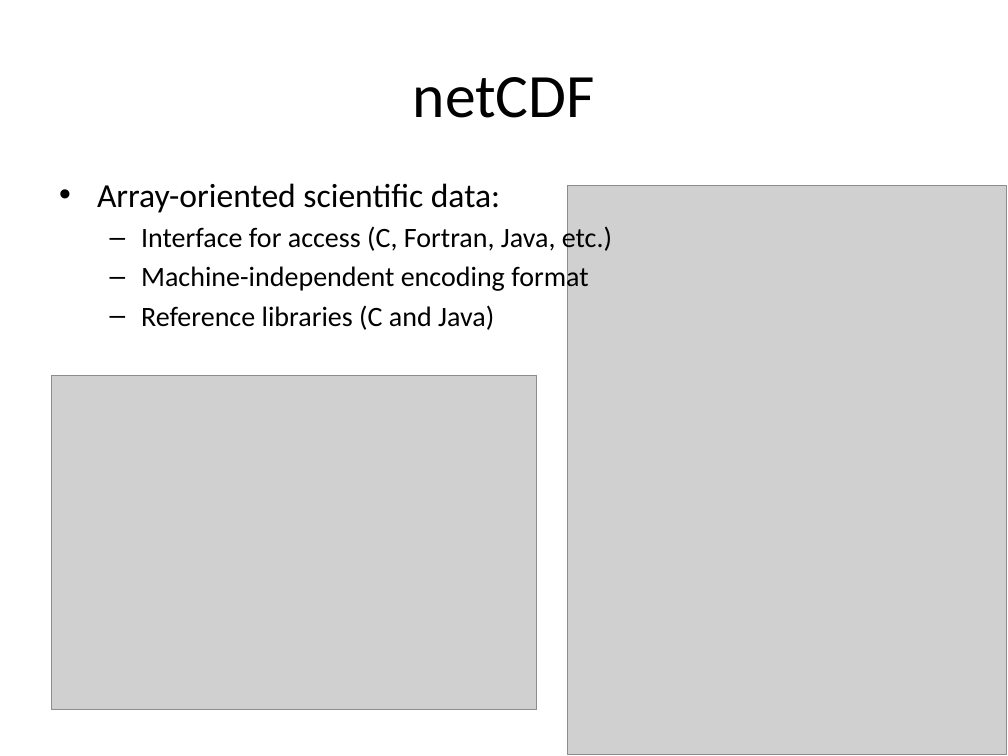
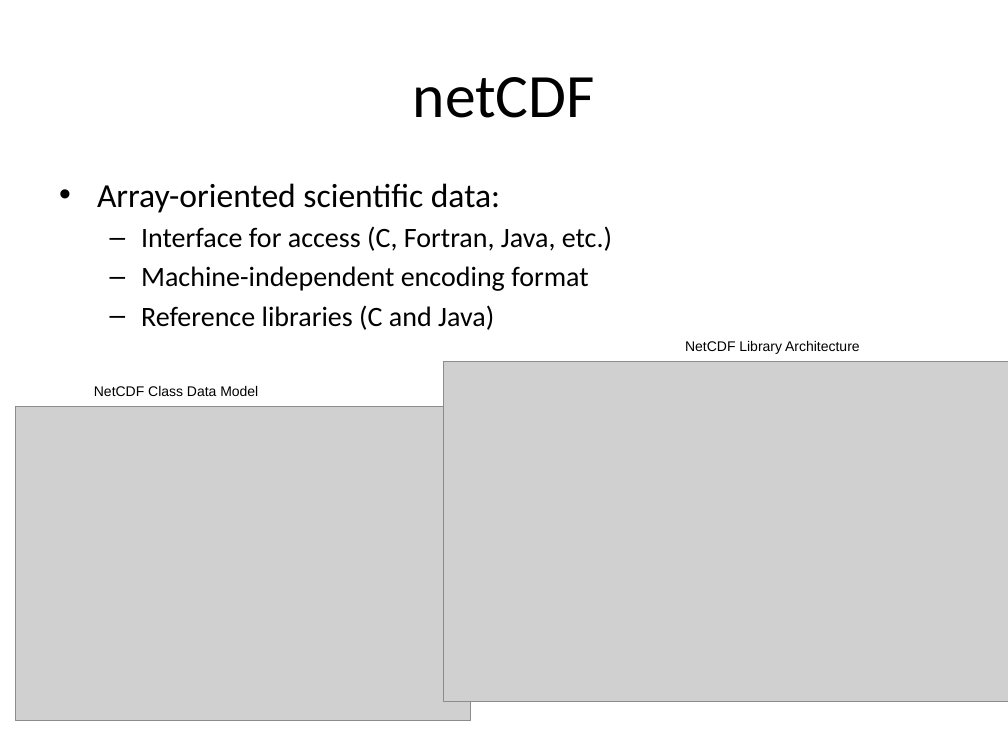
Before and after one commit to Unidata/python-workshop, a slide deck: slide 7 of Overview.pptx. Drawn at 1008x756 pixels with LibreOffice and Linux fonts; fonts in the diff are those of the drawing; grey boxes stand for pictures; background and template pictures are left out. Boxes give left, top, right and bottom in pixels: in the first picture for what was removed or moved away, otherwise in the second. Text is boxed around its words. In the diff, an @@ line names an element or a change of style, - is before the commit and + after.

Commit message:
Minor changes to overview slides (switch nc-C arch diagram).

```diff
--- a/Overview.pptx
+++ b/Overview.pptx
@@ text added at <box>685,341,860,354</box>, 10 pt, text #000000 @@
+NetCDF Library Architecture
@@ text added at <box>94,386,258,396</box>, 10 pt, text #000000 @@
+NetCDF Class Data Model
@@ picture: place and size @@
-picture at <box>566,185,1006,755</box>
+picture at <box>444,362,1008,702</box>
@@ picture: place and size @@
-picture at <box>51,376,536,710</box>
+picture at <box>15,406,471,721</box>
```
Also in this commit, not shown: 1 other file.
